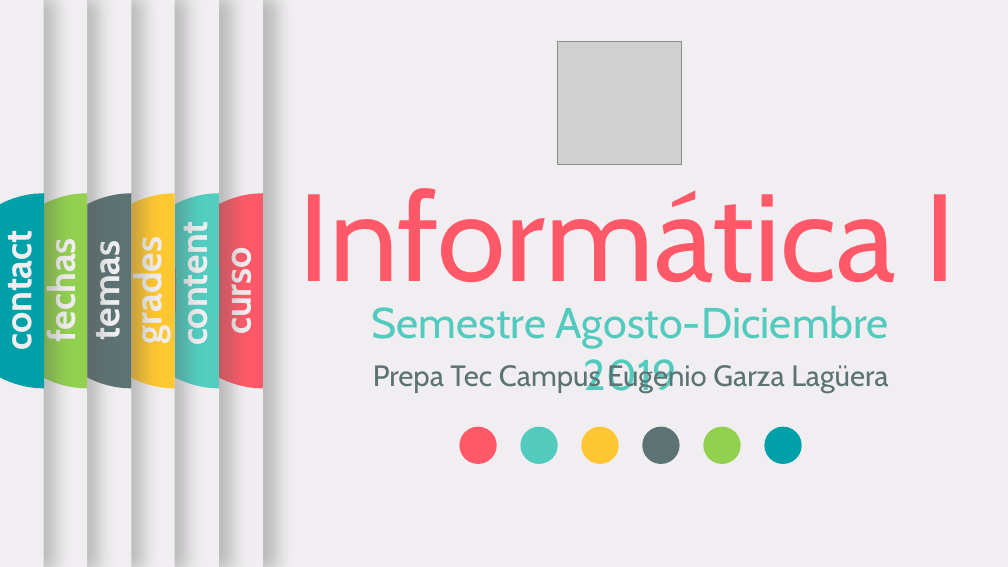
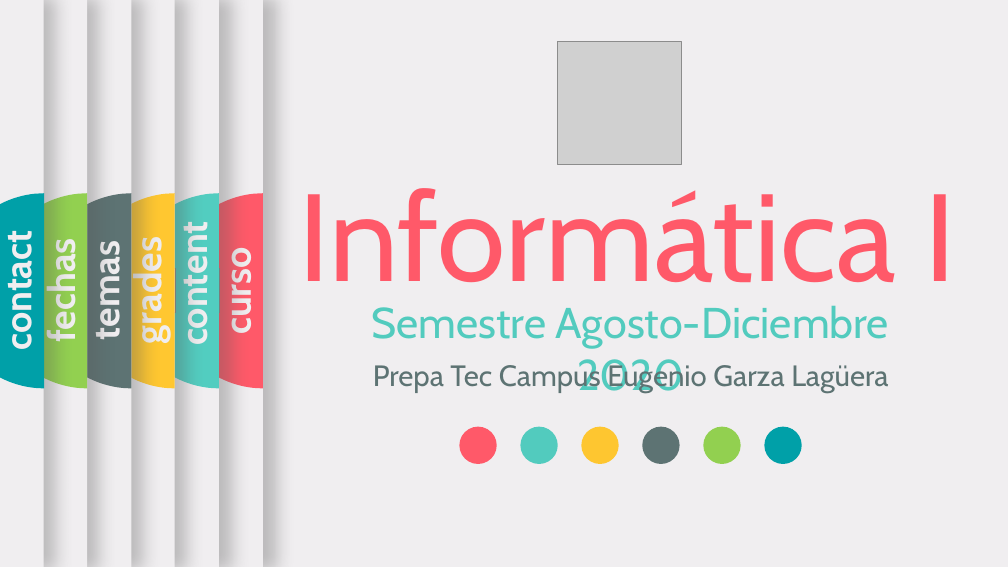
Before and after one commit to OMardil/INFO1, a slide deck: slide 1 of MOD00-Introduccion/01 Presentacion/MOD00_PPTX_Introduccion.pptx. Drawn at 1008x567 pixels with LibreOffice and Linux fonts; fonts in the diff are those of the drawing; grey boxes stand for pictures; background and template pictures are left out. Boxes give left, top, right and bottom in pixels: in the first picture for what was removed or moved away, otherwise in the second. Text is boxed around its words. In the diff, an @@ line names an element or a change of style, - is before the commit and + after.

```diff
--- a/MOD00-Introduccion/01 Presentacion/MOD00_PPTX_Introduccion.pptx
+++ b/MOD00-Introduccion/01 Presentacion/MOD00_PPTX_Introduccion.pptx
@@ text at <box>372,305,889,394</box>: text changed @@
-Semestre Agosto-Diciembre 2019
+Semestre Agosto-Diciembre 2020
```
Also in this commit, not shown: 1 other slide changed, 1 slide added, 3 other files.
